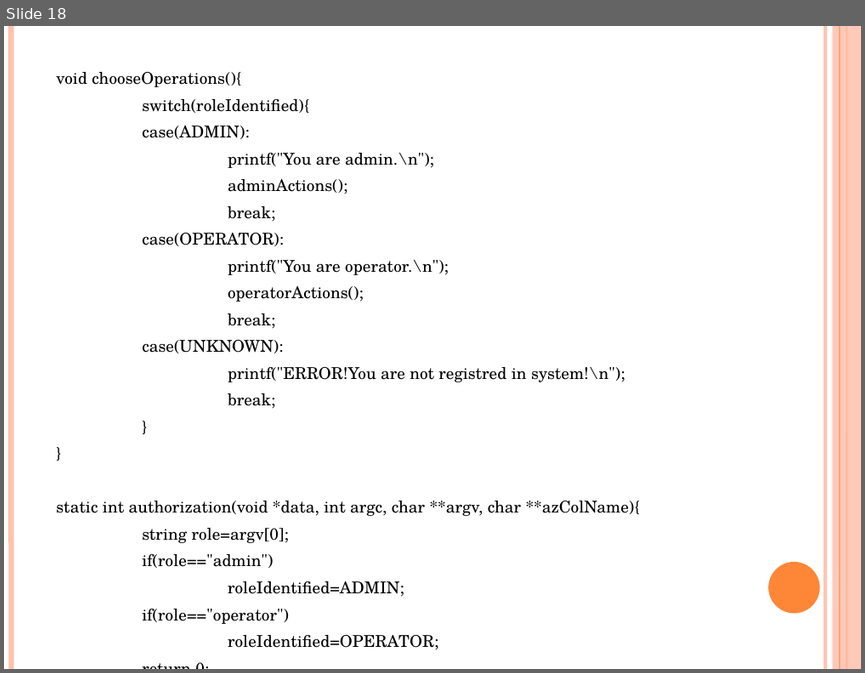
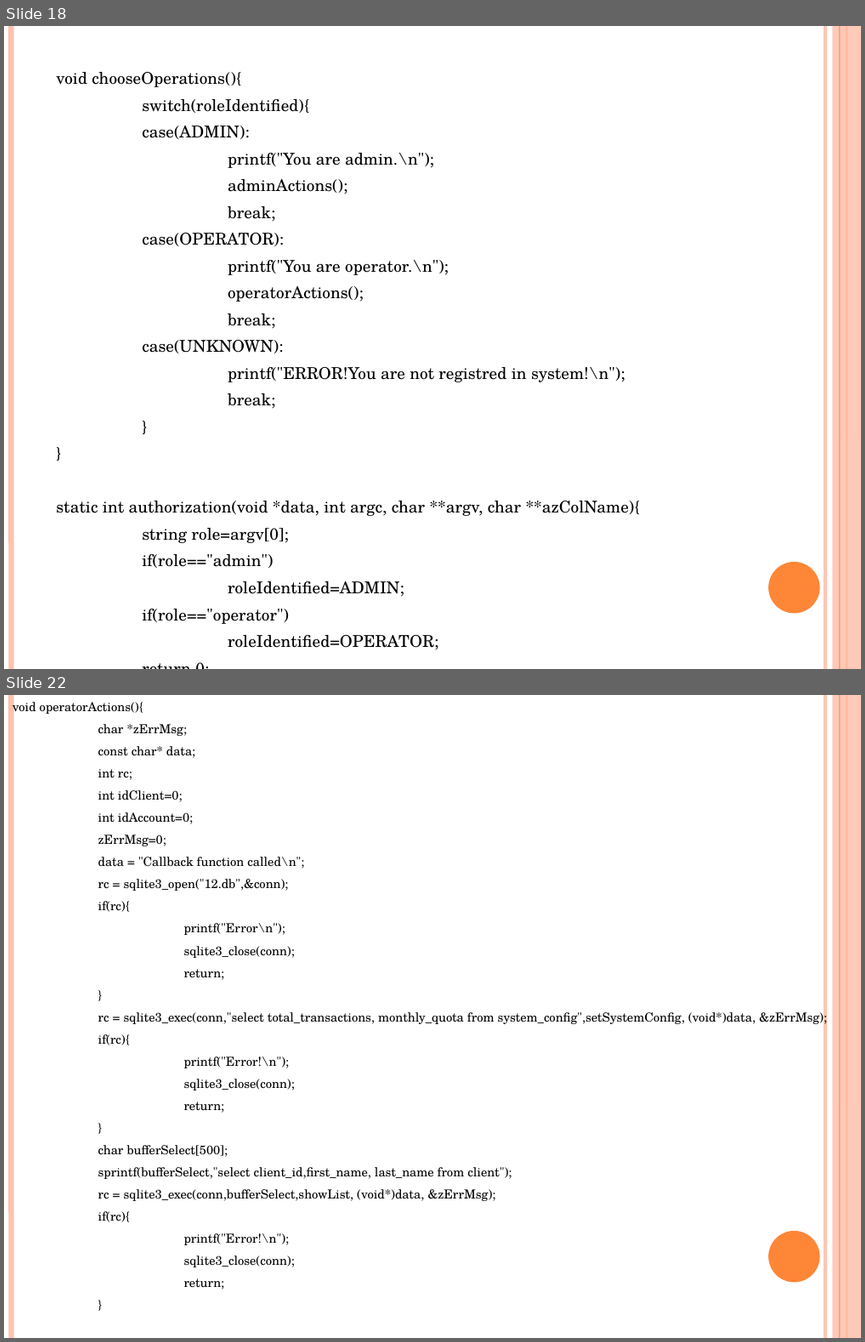
Before and after one commit to IrinaMakarushko/BankSystem, a slide deck: Спецкурс. Презентация.pptx. Shown one above the other, each under a label of ours: slide 18 before the commit, slides 18 and 22 after it; the slides between them are not shown. The pictures are 865x673 and 865x1342 pixels, drawn with LibreOffice and Linux fonts; fonts in the diff are those of the drawing. Boxes give left, top, right and bottom in pixels: in the first picture for what was removed or moved away, otherwise in the second. Text is boxed around its words. In the diff, an @@ line names an element or a change of style, - is before the commit and + after.

```diff
--- a/Спецкурс. Презентация.pptx
+++ b/Спецкурс. Презентация.pptx
@@ slide 22 added at [4,695,861,1338], background #FFFFFF; not listed: 6 template elements that a slide beside it also shows @@
@@ text added at [12,699,827,1289], 10.5 pt, text #000000 @@
+void operatorActions(){
+char *zErrMsg;
+const char* data;
+int rc;
+int idClient=0;
+int idAccount=0;
+zErrMsg=0;
+data = "Callback function called\n";
+rc = sqlite3_open("12.db",&conn);
+if(rc){
+printf("Error\n");
+sqlite3_close(conn);
+return;
+}
+rc = sqlite3_exec(conn,"select total_transactions, monthly_quota from system_config",setSystemConfig, (void*)data, &zErrMsg);
+if(rc){
+printf("Error!\n");
+sqlite3_close(conn);
+return;
+}
+char bufferSelect[500];
+sprintf(bufferSelect,"select client_id,first_name, last_name from client");
+rc = sqlite3_exec(conn,bufferSelect,showList, (void*)data, &zErrMsg);
+if(rc){
+printf("Error!\n");
+sqlite3_close(conn);
+return;
+}
```
Also in this commit, not shown: 7 other slides added.
